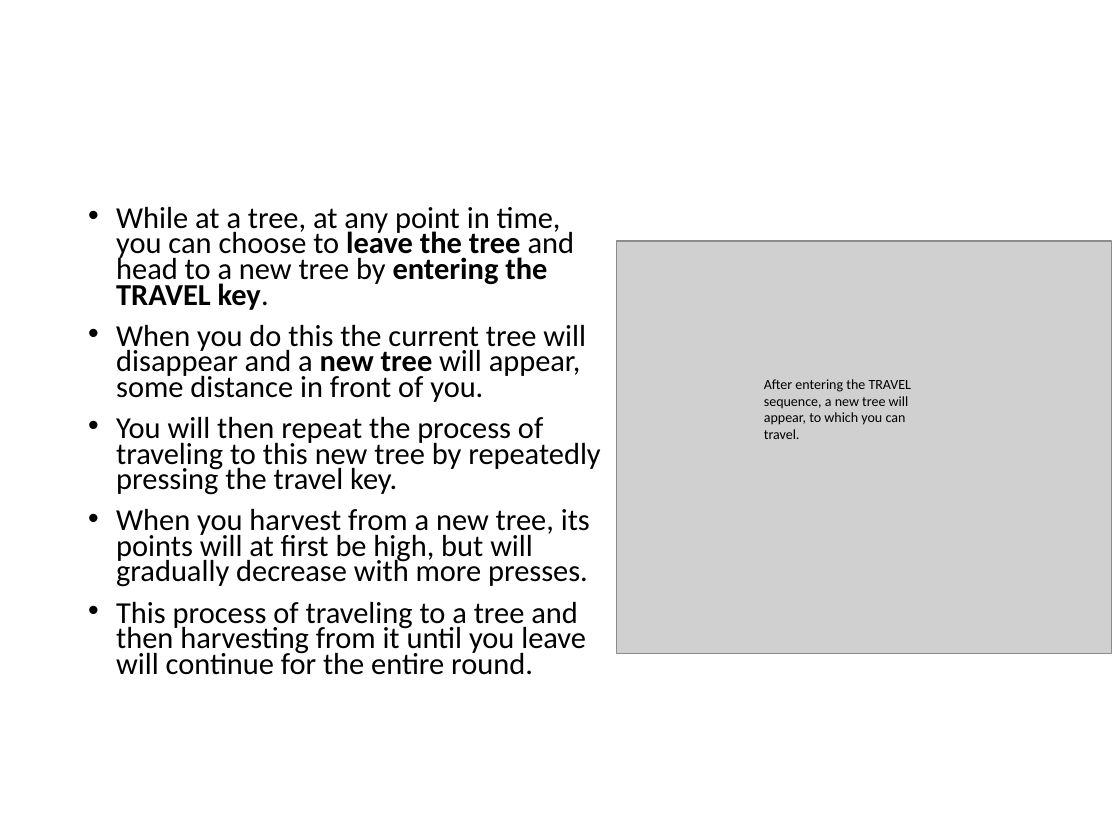
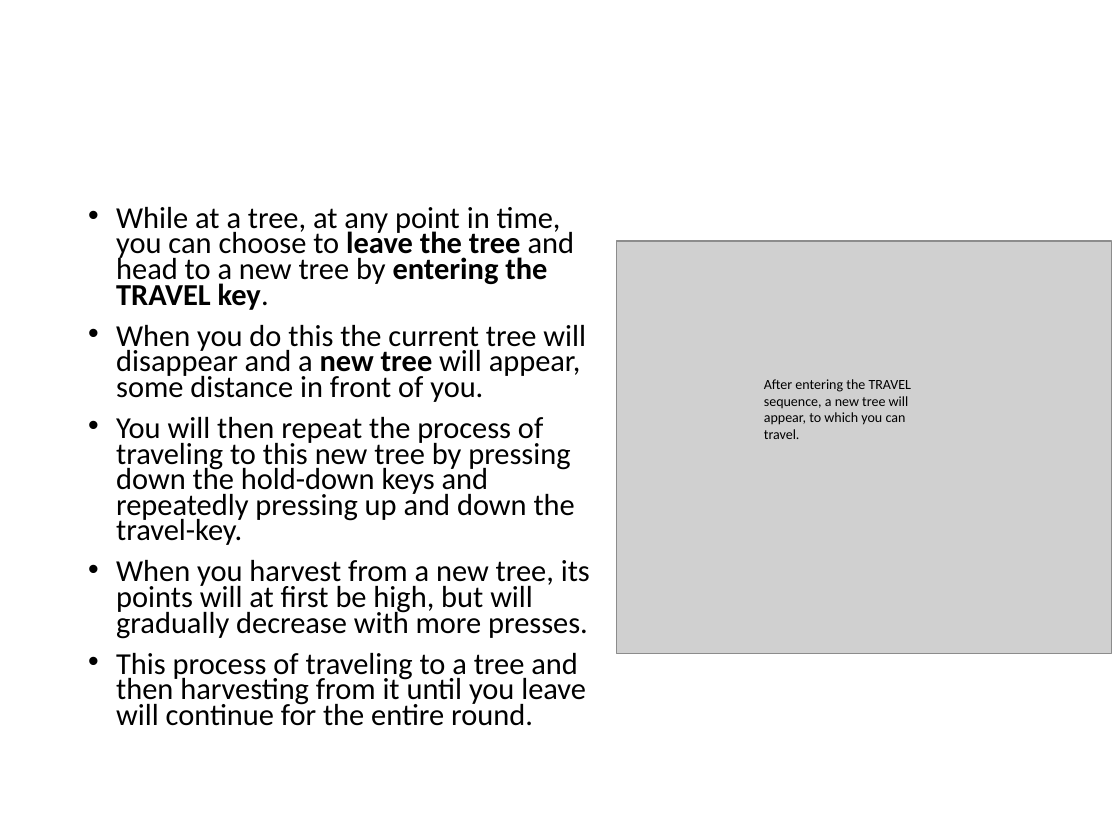
Before and after one commit to evanrussek/forage_jsp_2, a slide deck: slide 5 of public/ver_6/Stimuli/forage_instructions.pptx. Drawn at 1120x840 pixels with LibreOffice and Linux fonts; fonts in the diff are those of the drawing; grey boxes stand for pictures. Boxes give left, top, right and bottom in pixels: in the first picture for what was removed or moved away, otherwise in the second. Text is boxed around its words. In the diff, an @@ line names an element or a change of style, - is before the commit and + after.

```diff
--- a/public/ver_6/Stimuli/forage_instructions.pptx
+++ b/public/ver_6/Stimuli/forage_instructions.pptx
@@ text at (116, 417, 575, 545): text changed @@
-• You will then repeat the process of traveling to this new tree by repeatedly pressing the travel key.
+• You will then repeat the process of traveling to this new tree by pressing down the hold-down keys and repeatedly pressing up and down the travel-key.
```
Also in this commit, not shown: 7 other slides changed, 1 slide added, 1 slide removed, 16 other files.
